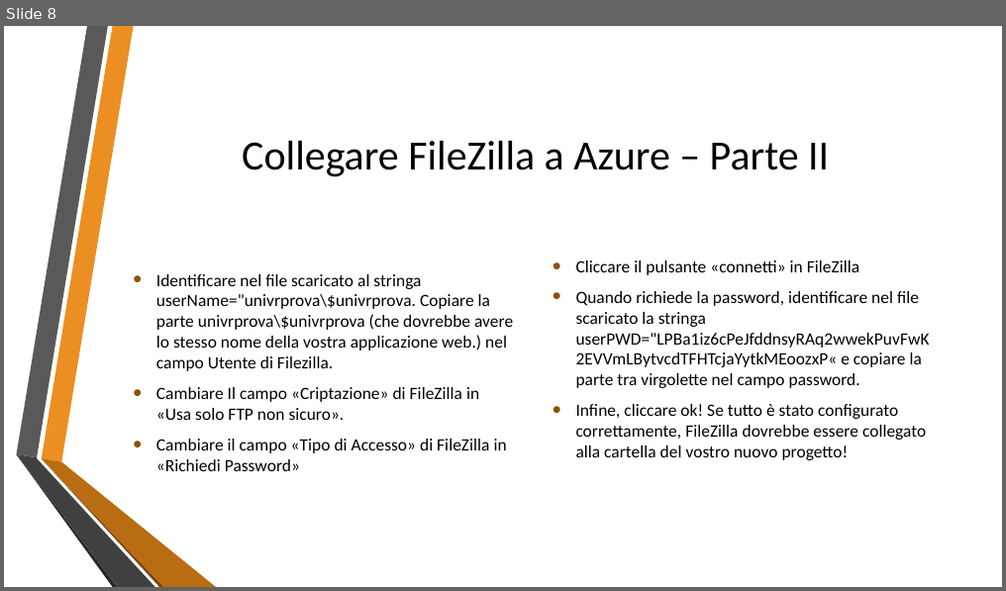
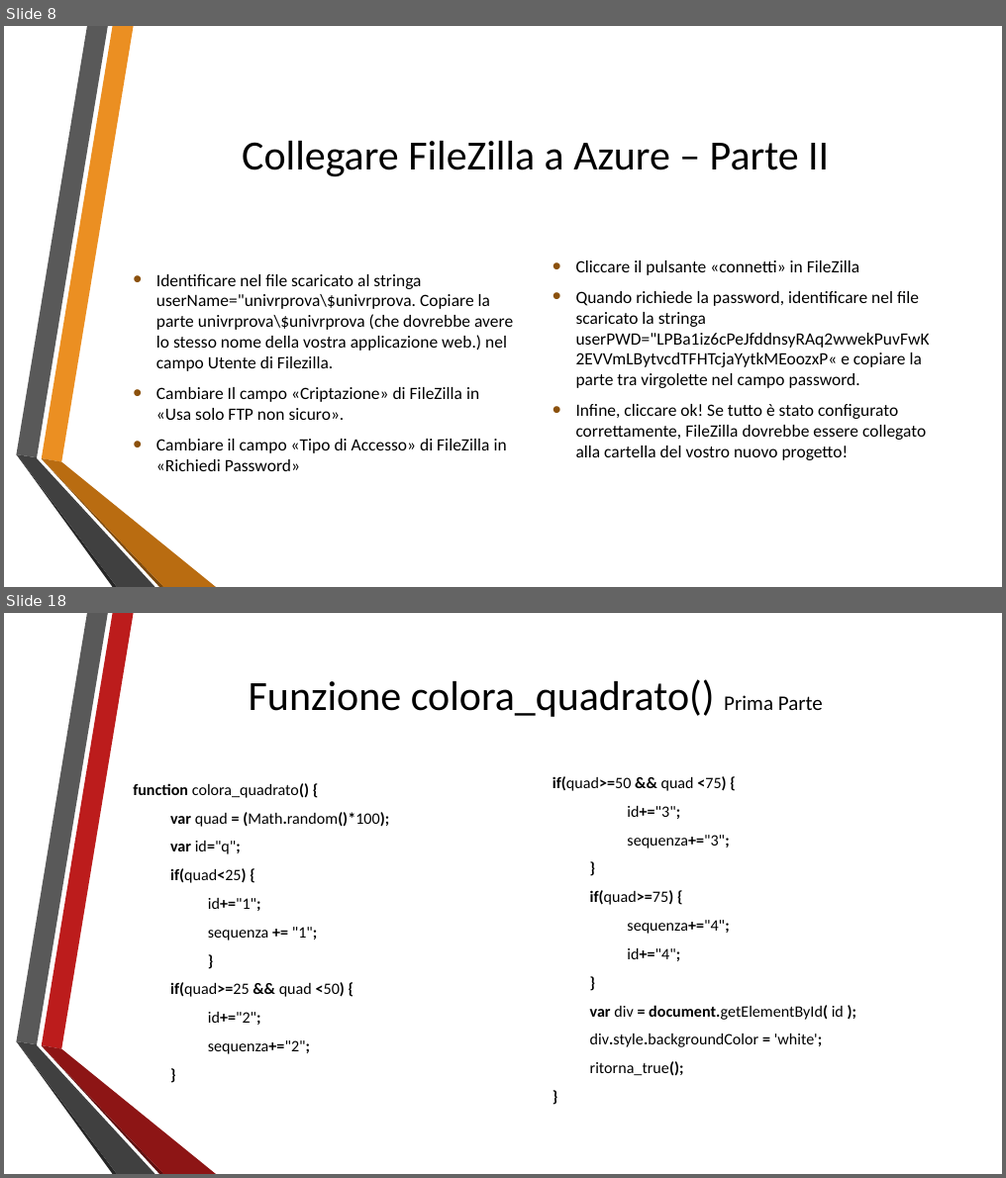
Before and after one commit to lpleo/galileiWebApp, a slide deck: Slide/Presentazione_Evento.pptx. Shown one above the other, each under a label of ours: slide 8 before the commit, slides 8 and 18 after it; the slides between them are not shown. The pictures are 1006x591 and 1006x1178 pixels, drawn with LibreOffice and Linux fonts; fonts in the diff are those of the drawing; background and template pictures are left out. Boxes give left, top, right and bottom in pixels: in the first picture for what was removed or moved away, otherwise in the second. Text is boxed around its words. In the diff, an @@ line names an element or a change of style, - is before the commit and + after.

```diff
--- a/Slide/Presentazione_Evento.pptx
+++ b/Slide/Presentazione_Evento.pptx
@@ slide 18 added at (4, 613, 1002, 1174), background picture (left out); not listed: 3 template elements that a slide beside it also shows @@
@@ freeform shape added at (42, 613, 134, 1050), fill #BC1C1C @@
@@ title added at (249, 679, 823, 717), 40 pt, text #000000 @@
+Funzione colora_quadrato() Prima Parte
@@ text added at (133, 783, 389, 1055), 15.3 pt, text #000000 @@
+function colora_quadrato() {
+var quad = (Math.random()*100);
+var id="q";
+if(quad<25) {
+id+="1";
+sequenza += "1";
+}
+if(quad>=25 && quad <50) {
+id+="2";
+sequenza+="2";
+}
@@ text added at (552, 776, 844, 1076), 15.3 pt, text #000000 @@
+if(quad>=50 && quad <75) {
+id+="3";
+sequenza+="3";
+}
+if(quad>=75) {
+sequenza+="4";
+id+="4";
+}
+var div = document.getElementById( id );
+div.style.backgroundColor = 'white';
+ritorna_true();
+}
@@ freeform shape added at (42, 1047, 164, 1174), fill #5E0E0E @@
@@ freeform shape added at (42, 1046, 216, 1174), fill #8D1515 @@
```
Also in this commit, not shown: 2 slides changed, 13 other slides added.
